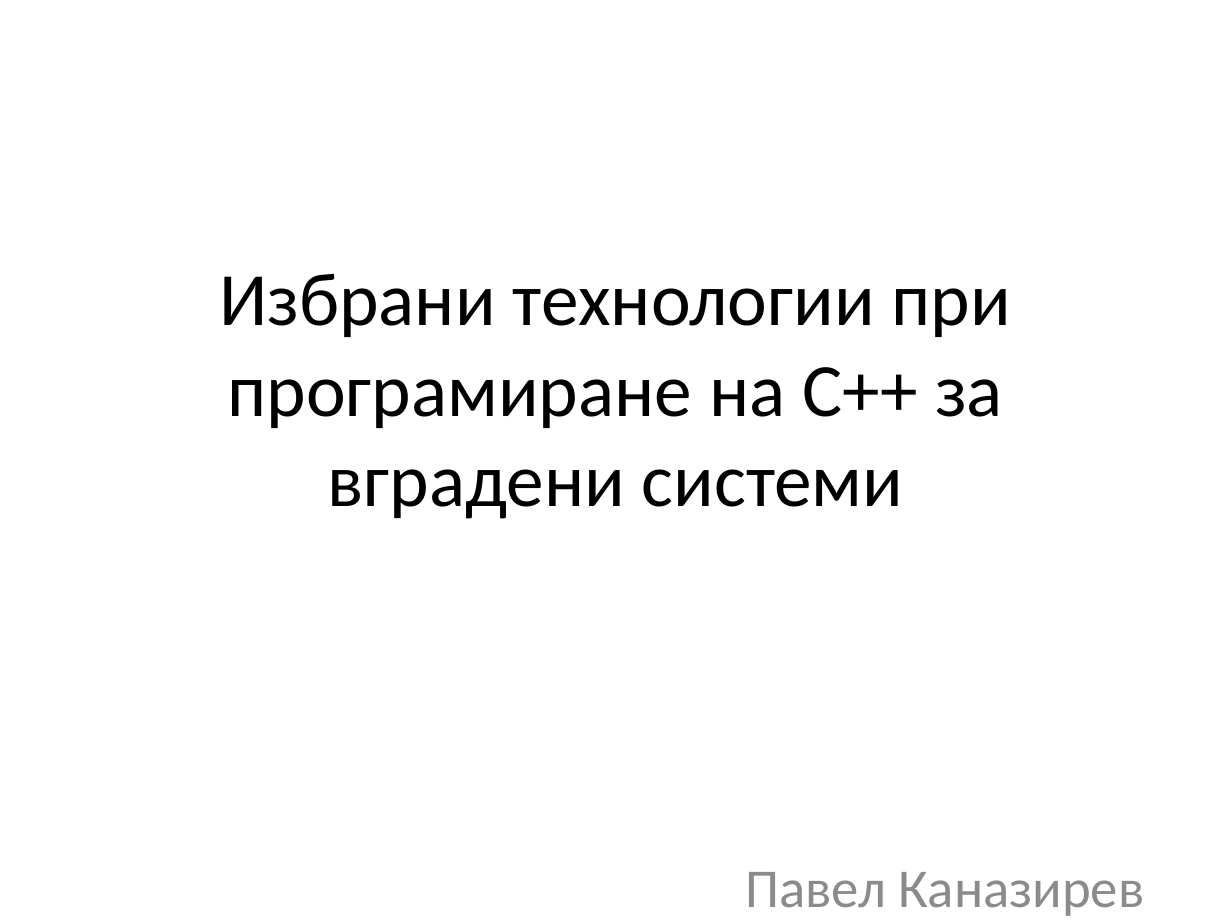
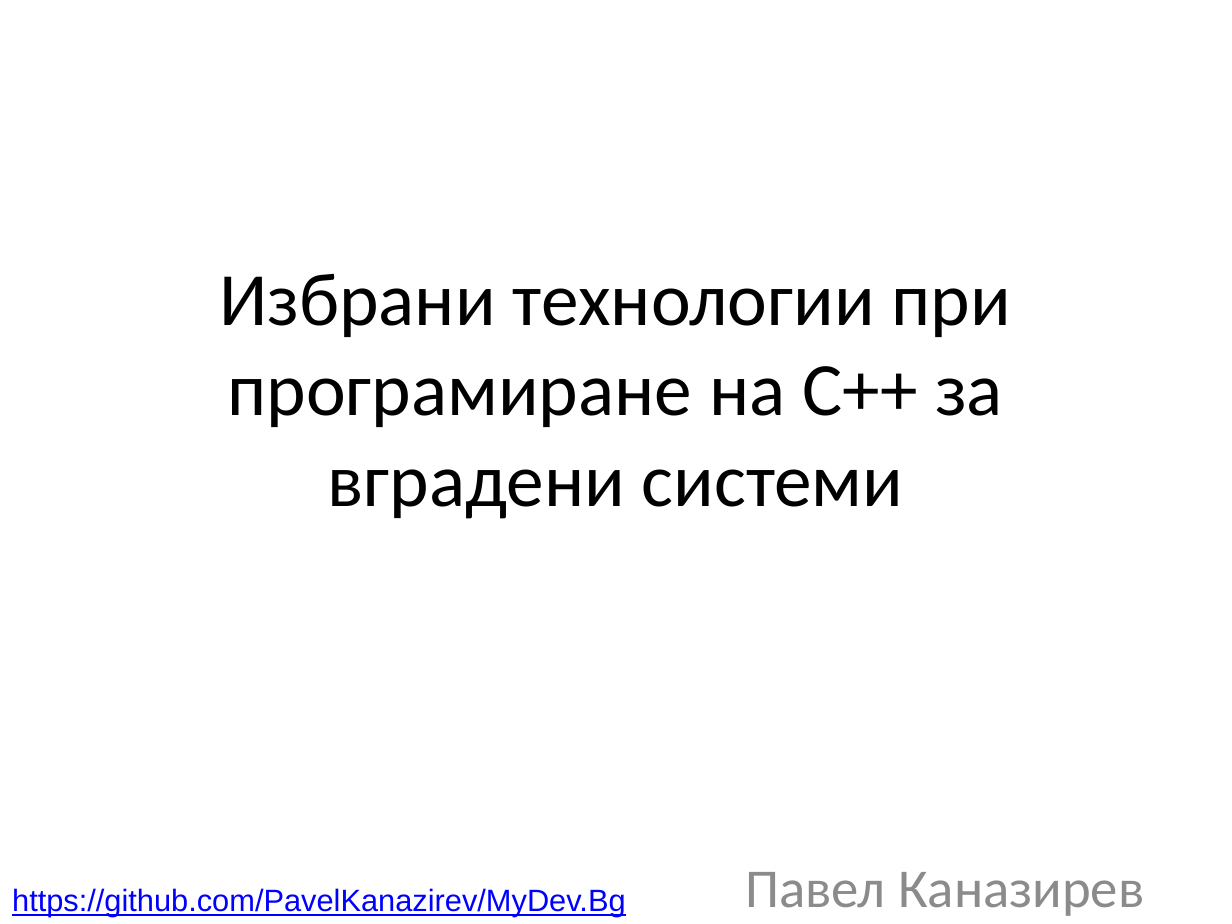
Before and after one commit to PavelKanazirev/MyDev.Bg, a slide deck: slide 1 of embeddedCpp25July/Presentation/DevBg_EmbbeddedC++.pptx. Drawn at 1232x924 pixels with LibreOffice and Linux fonts; fonts in the diff are those of the drawing. Boxes give left, top, right and bottom in pixels: in the first picture for what was removed or moved away, otherwise in the second. Text is boxed around its words. In the diff, an @@ line names an element or a change of style, - is before the commit and + after.

```diff
--- a/embeddedCpp25July/Presentation/DevBg_EmbbeddedC++.pptx
+++ b/embeddedCpp25July/Presentation/DevBg_EmbbeddedC++.pptx
@@ text added at <box>12,888,626,917</box>, 18 pt, text #0000FF, underline @@
+https://github.com/PavelKanazirev/MyDev.Bg
```
Also in this commit, not shown: 13 other slides changed, 1 slide added, 1 slide removed.
